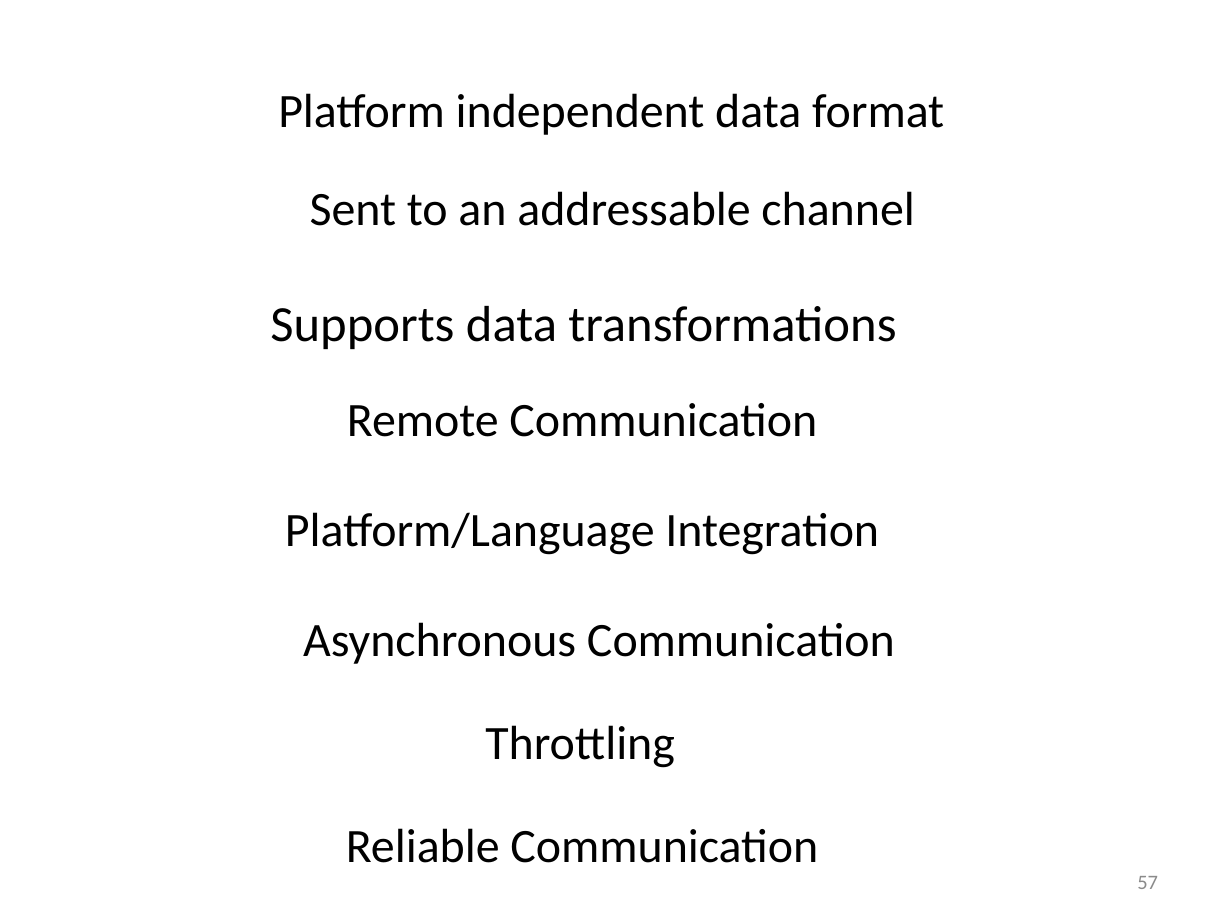
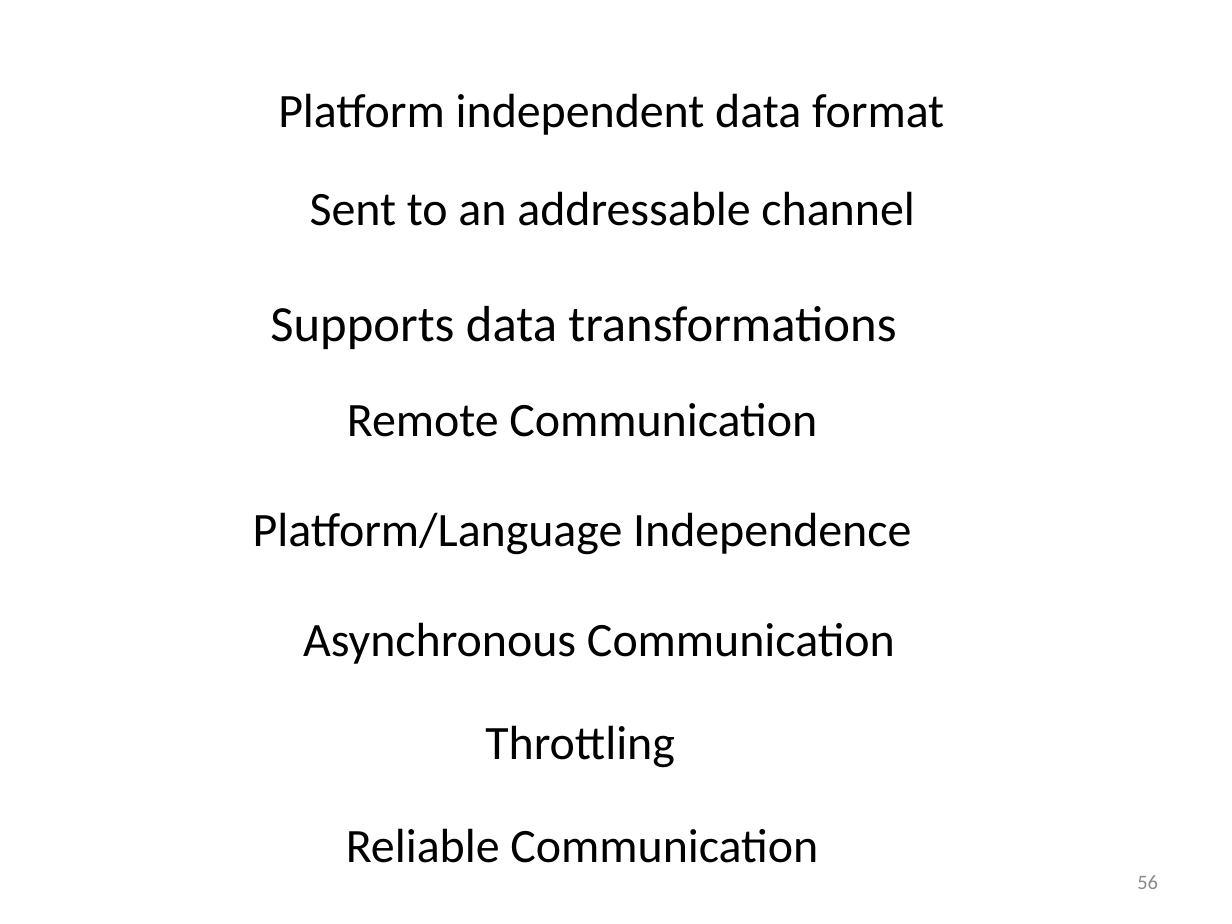
Before and after one commit to iancooper/Presentations, a slide deck: slide 56 of Practical Messaging - Day 1.pptx (slide 57 before the commit). Drawn at 1232x924 pixels with LibreOffice and Linux fonts; fonts in the diff are those of the drawing. Boxes give left, top, right and bottom in pixels: in the first picture for what was removed or moved away, otherwise in the second. Text is boxed around its words. In the diff, an @@ line names an element or a change of style, - is before the commit and + after.

```diff
--- a/Practical Messaging - Day 1.pptx
+++ b/Practical Messaging - Day 1.pptx
@@ text at (x1=253, y1=512, x2=911, y2=555): text changed @@
-Platform/Language Integration
+Platform/Language Independence
@@ page number at (x1=1137, y1=875, x2=1158, y2=889): text changed @@
-57
+56
```
Also in this commit, not shown: 9 other slides changed, 2 slides added, 2 slides removed, 1 other file.
